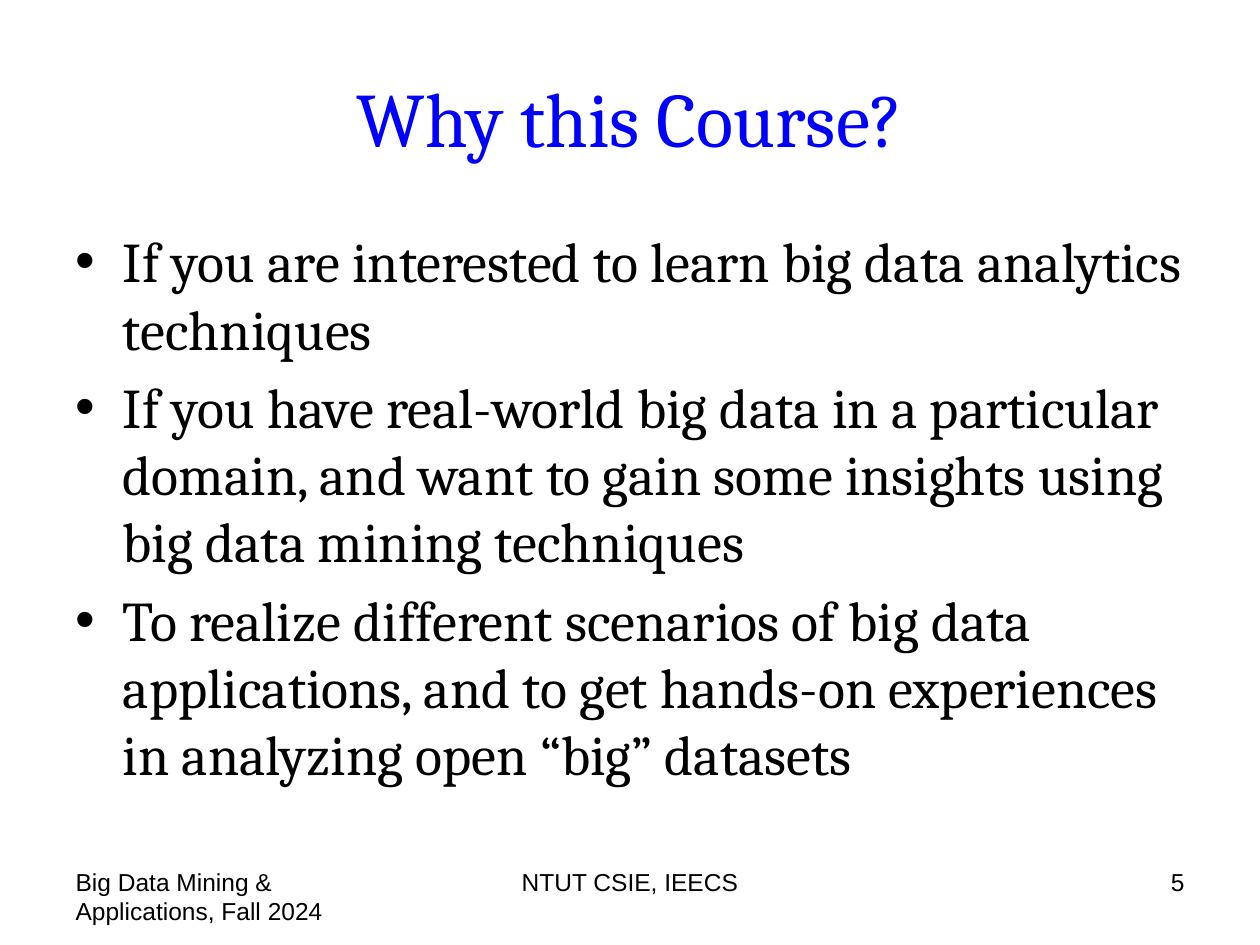
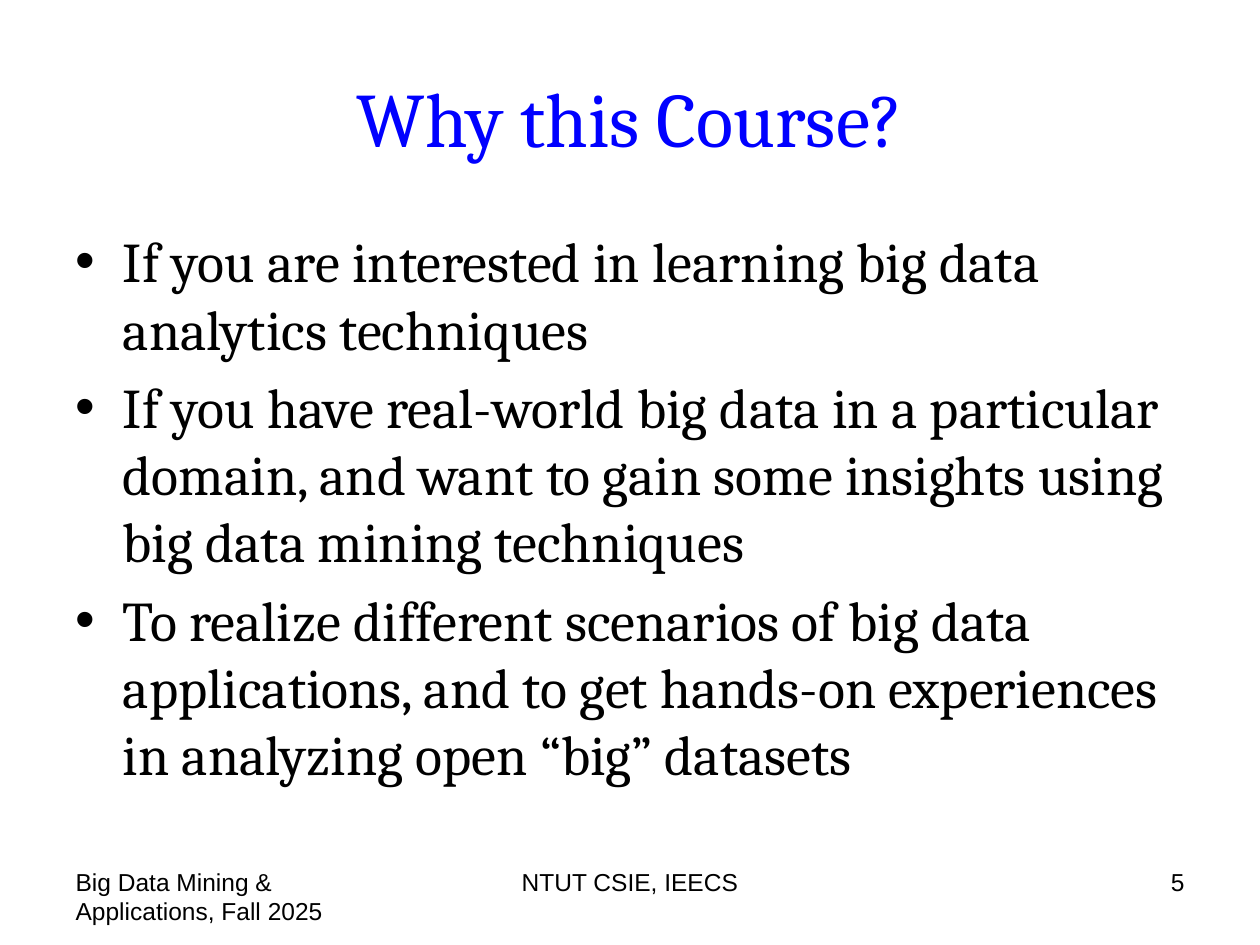
Before and after one commit to chriswjh/chriswjh.github.io, a slide deck: slide 5 of BDM/00-overview.pptx. Drawn at 1260x945 pixels with LibreOffice and Linux fonts; fonts in the diff are those of the drawing. Boxes give left, top, right and bottom in pixels: in the first picture for what was removed or moved away, otherwise in the second. Text is boxed around its words. In the diff, an @@ line names an element or a change of style, - is before the commit and + after.

```diff
--- a/BDM/00-overview.pptx
+++ b/BDM/00-overview.pptx
@@ text at <box>123,242,1039,362</box>: text changed @@
-• If you are interested to learn big data analytics techniques
+• If you are interested in learning big data analytics techniques
@@ text at <box>76,873,323,925</box>: text changed @@
-Big Data Mining & Applications, Fall 2024
+Big Data Mining & Applications, Fall 2025
```
Also in this commit, not shown: 56 other slides changed.
